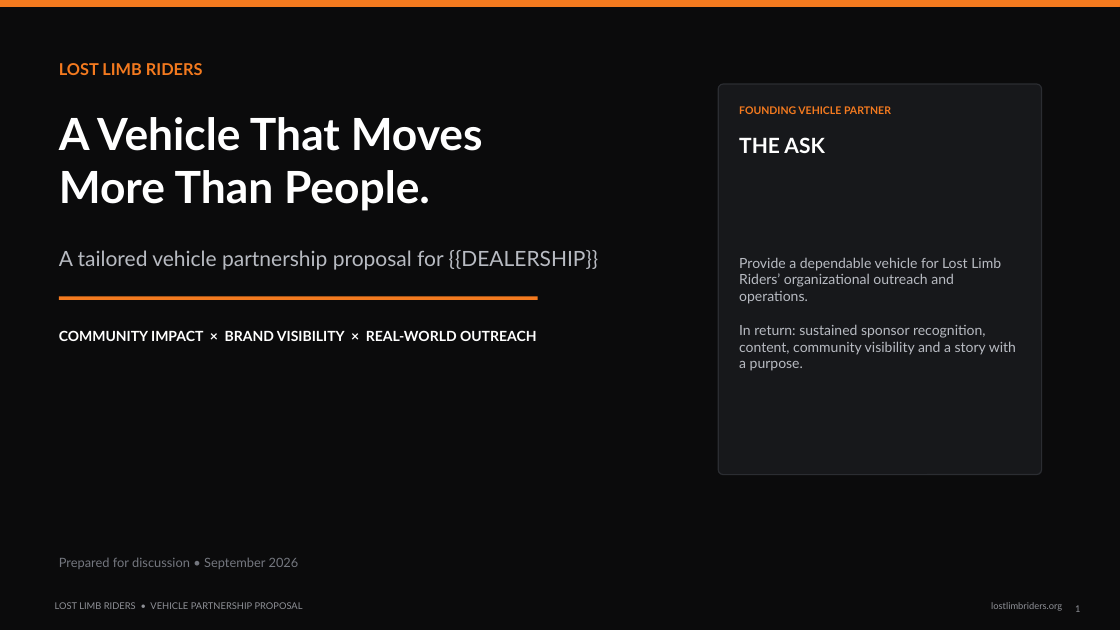
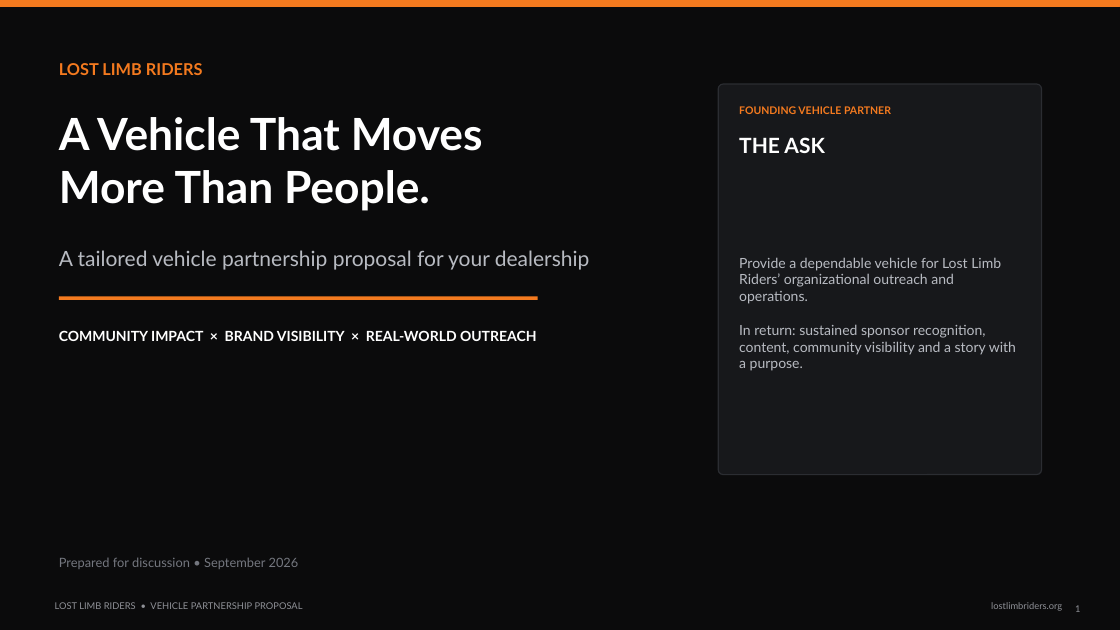
Before and after one commit to 74Thirsty/official, a slide deck: slide 1 of assets/LLR_Knoepfler_Vehicle_Partnership_Proposal.pptx. Drawn at 1120x630 pixels with LibreOffice and Linux fonts; fonts in the diff are those of the drawing. Boxes give left, top, right and bottom in pixels: in the first picture for what was removed or moved away, otherwise in the second. Text is boxed around its words. In the diff, an @@ line names an element or a change of style, - is before the commit and + after.

Commit message:
Rewrite vehicle proposal deck with generic non-personalized copy

```diff
--- a/assets/LLR_Knoepfler_Vehicle_Partnership_Proposal.pptx
+++ b/assets/LLR_Knoepfler_Vehicle_Partnership_Proposal.pptx
@@ text at [59, 250, 589, 270]: text changed @@
-A tailored vehicle partnership proposal for {{DEALERSHIP}}
+A tailored vehicle partnership proposal for your dealership
```
Also in this commit, not shown: 8 other slides changed.
